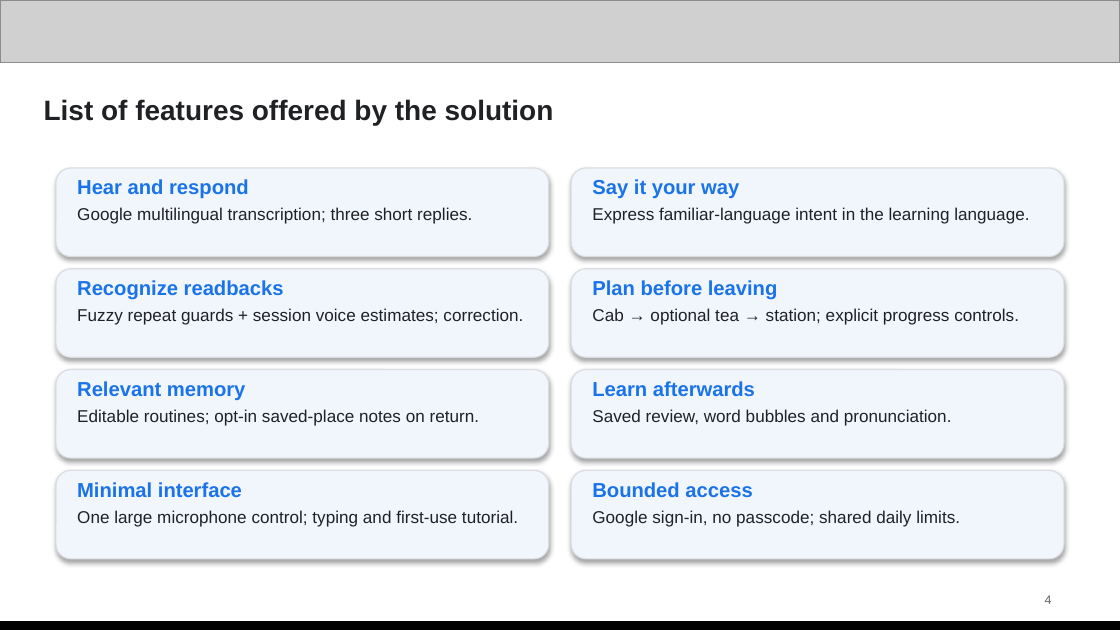
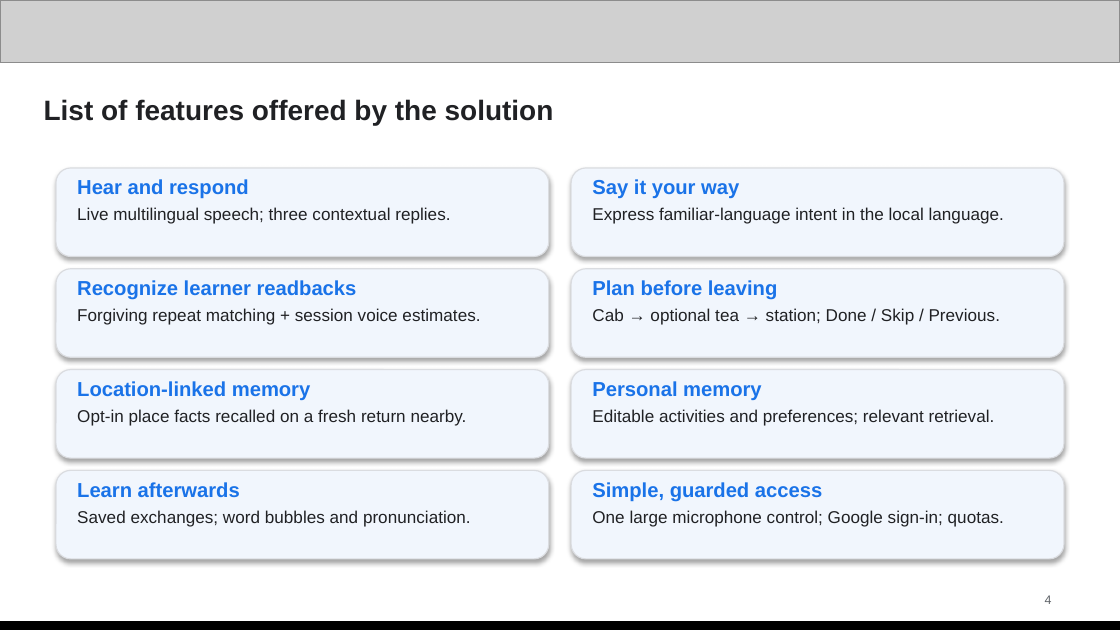
Before and after one commit to U4AR/LingoLive, a slide deck: slide 4 of docs/submission/LingoLive-Pitch-Deck.pptx. Drawn at 1120x630 pixels with LibreOffice and Linux fonts; fonts in the diff are those of the drawing; grey boxes stand for pictures. Boxes give left, top, right and bottom in pixels: in the first picture for what was removed or moved away, otherwise in the second. Text is boxed around its words. In the diff, an @@ line names an element or a change of style, - is before the commit and + after.

Commit message:
Refine Accessibility submission and five-dollar learner cost model

```diff
--- a/docs/submission/LingoLive-Pitch-Deck.pptx
+++ b/docs/submission/LingoLive-Pitch-Deck.pptx
@@ text at bbox=[77, 207, 450, 224]: text changed @@
-Google multilingual transcription; three short replies.
+Live multilingual speech; three contextual replies.
@@ text at bbox=[592, 207, 1004, 224]: text changed @@
-Express familiar-language intent in the learning language.
+Express familiar-language intent in the local language.
@@ text at bbox=[77, 280, 357, 300]: text changed @@
-Recognize readbacks
+Recognize learner readbacks
@@ text at bbox=[77, 308, 480, 325]: text changed @@
-Fuzzy repeat guards + session voice estimates; correction.
+Forgiving repeat matching + session voice estimates.
@@ text at bbox=[592, 308, 1000, 325]: text changed @@
-Cab → optional tea → station; explicit progress controls.
+Cab → optional tea → station; Done / Skip / Previous.
@@ text at bbox=[77, 381, 310, 400]: text changed @@
-Relevant memory
+Location-linked memory
@@ text at bbox=[592, 381, 761, 400]: text changed @@
-Learn afterwards
+Personal memory
@@ text at bbox=[77, 409, 467, 426]: text changed @@
-Editable routines; opt-in saved-place notes on return.
+Opt-in place facts recalled on a fresh return nearby.
@@ text at bbox=[592, 409, 995, 426]: text changed @@
-Saved review, word bubbles and pronunciation.
+Editable activities and preferences; relevant retrieval.
@@ text at bbox=[77, 482, 240, 497]: text changed @@
-Minimal interface
+Learn afterwards
@@ text at bbox=[592, 482, 822, 502]: text changed @@
-Bounded access
+Simple, guarded access
@@ text at bbox=[77, 510, 471, 527]: text changed @@
-One large microphone control; typing and first-use tutorial.
+Saved exchanges; word bubbles and pronunciation.
@@ text at bbox=[592, 510, 1004, 527]: text changed @@
-Google sign-in, no passcode; shared daily limits.
+One large microphone control; Google sign-in; quotas.
```
Also in this commit, not shown: 12 other slides changed, 28 other files.
